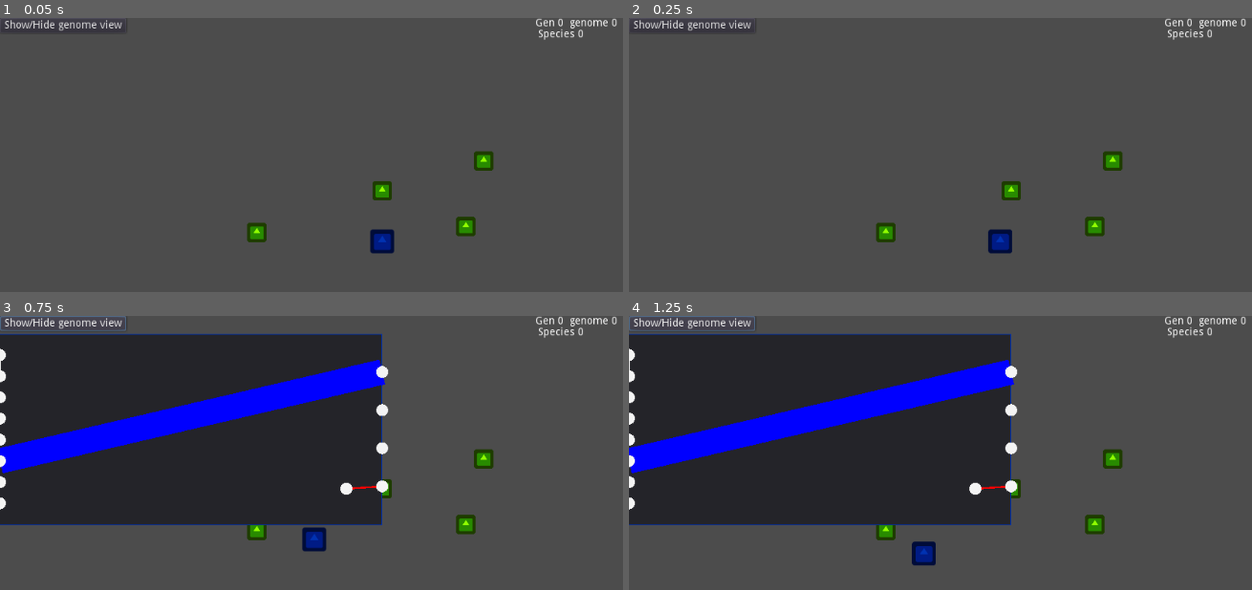
Above: before the commit, frames 1-4 (two rows, left to right).
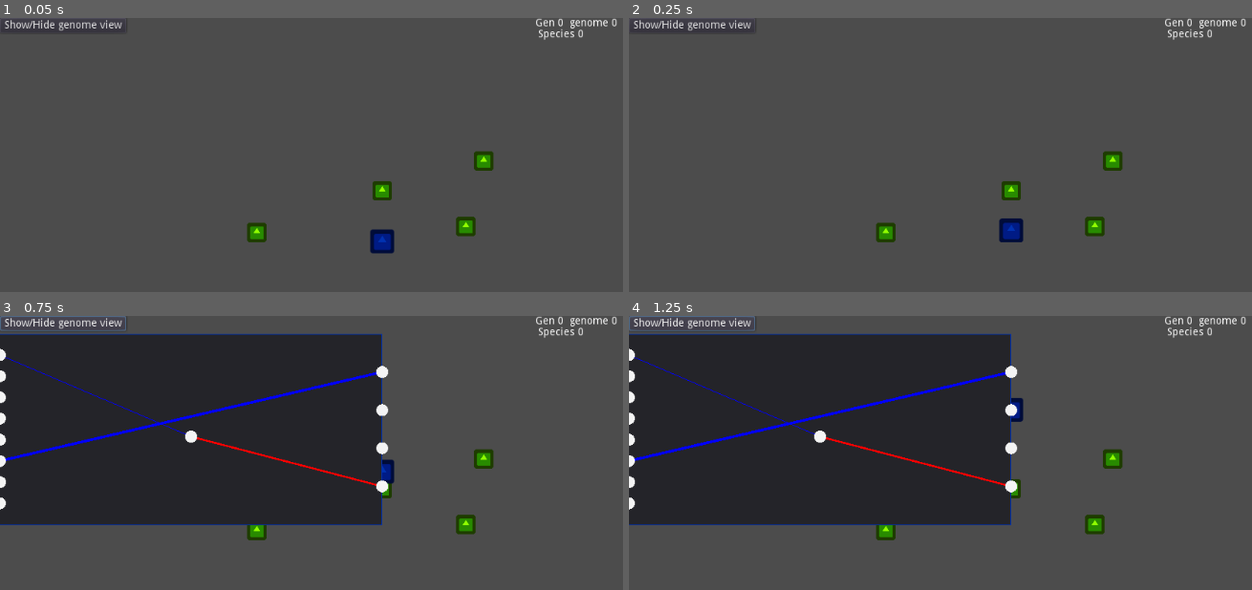
Above: after the commit, the same moments.

Repository: WhoStoleMyCoffee/GodotNEAT
Game: Godot game, scene res://Scenes/Pathfinding/Pathfinding.tscn
Same seed, same stepped clock (60 frames per second), same inputs: the game is played once before the commit and once after it. The engine's default icon, where the game draws it, is replaced by a stand-in: a white triangle on a blue panel in a dark square.
Inputs:
- Up to frame 1 (0.05 s): no input
- Up to frame 2 (0.25 s): no input
- Up to frame 3 (0.75 s): click "Show/Hide genome view" at 0.5 s
- Up to frame 4 (1.25 s): no input

Frame 1 is identical in both runs. In frame 2, 0.6% of the frame differs, in the area x 57-64%, y 73-87%; in frame 3, 6.6%, in the area x 0-64%, y 14-87%; in frame 4, 6.5%.

Commit message:
fixed gene mismatch bug

Diff:
--- a/NEAT/NEATDisplayer.gd
+++ b/NEAT/NEATDisplayer.gd
@@ -9,7 +9,7 @@
 export(Color) var connection_positive_color = Color.blue
 export(Color) var connection_negative_color = Color.red
 export(float) var connection_width = 2.0
-export(float) var min_connection_width = 2.0
+export(float) var max_connection_width = 10.0
 export(Color) var recurrent_connection_color = Color.white
 export(bool) var do_draw_node_id = false
 export(Color) var font_color = Color.black
@@ -18,7 +18,6 @@
 onready var font : Font = Control.new().get_font('font')
 
 var NN setget set_drawing_nn
-var node_positions_cache := []
 
 
 func _ready():
@@ -28,63 +27,23 @@
 func set_drawing_nn(_nn):
 	NN = _nn
 	if !visible: return
-	cache_node_positions()
 	update()
 
 
 func _draw():
 	if NN == null: return
 
-	#outline rect
-	draw_rect(Rect2(0, 0, size.x, size.y), NN.get_color(), false)
-
-	#re-cache
-	if node_positions_cache.size() != NN.nodes.size():
-		cache_node_positions()
-
-
-#	DRAW CONNECTIONS
-	for c in range(NEATNN.INDEX_CONNECTIONS, NN.genes.size(), NEATNN.C_LEN):
-		#skip disabled
-		if !NN.is_c_enabled(c): continue
-
-		var in_pos : Vector2 = node_positions_cache[NN.get_c_in(c)]
-		var out_pos : Vector2 = node_positions_cache[NN.get_c_out(c)]
-
-		var col = connection_negative_color if NN.get_c_w(c) < 0 else connection_positive_color
-		if NN.is_node_input(NN.get_c_out(c)): #recurrent connection
-			col = recurrent_connection_color
-
-		draw_line(in_pos, out_pos, col, max(connection_width*abs(NN.get_c_w(c)), min_connection_width))
-
-
-#	DRAW NODES
-	for i in range(NN.nodes.size()):
-		var p : Vector2 = node_positions_cache[i]
-		draw_circle(p, node_radius, node_color)
-
-		if do_draw_node_id:
-			draw_string(font, p + Vector2(-4, 4), str(i), font_color)
-
-
-func cache_node_positions():
-	#we do clear() because we want every element to be null
-	node_positions_cache.clear()
-	node_positions_cache.resize(NN.nodes.size())
-
+	var node_positions : PoolVector2Array = PoolVector2Array()
+	node_positions.resize(NN.nodes.size())
 	#loop input and output nodes
 	for i in range(NN.INPUT_COUNT+NN.OUTPUT_COUNT):
 		#idk what half of these numbers are but it works
 		if NN.is_node_input(i): #INPUT NODE
-			node_positions_cache[i] = Vector2(
-				0,
-				(size.y / (NN.INPUT_COUNT+1)) * (i+1)
-			)
+			node_positions[i] = Vector2( 0,
+				(size.y/(NN.INPUT_COUNT+1))*(i+1) )
 		elif NN.is_node_output(i): #OUTPUT NODE
-			node_positions_cache[i] = Vector2(
-				size.x,
-				(size.y / (NN.OUTPUT_COUNT+1)) * (i - NN.INPUT_COUNT+1)
-			)
+			node_positions[i] = Vector2( size.x,
+				(size.y/(NN.OUTPUT_COUNT+1))*(i-NN.INPUT_COUNT+1))
 
 	#we loop _k to make sure everything is nice and centered
 	for _k in range(2):
@@ -109,19 +68,50 @@
 				else: continue
 
 				#check to make sure nidx is cached
-				if node_positions_cache[nidx] == null:
+				if node_positions.size() >= nidx:
 					continue
 
-				var p = node_positions_cache[nidx]
+				var p : Vector2 = node_positions[nidx]
 				minx = min(minx, p.x)
 				miny = min(miny, p.y)
 				maxx = max(maxx, p.x)
 				maxy = max(maxy, p.y)
 
-			node_positions_cache[i] = Vector2(
+			node_positions[i] = Vector2(
 				clamp((minx+maxx)*0.5, padding, size.x-padding),
 				clamp((miny+maxy)*0.5 + 10, padding, size.y-padding)
 			)
+
+
+	#outline rect
+	draw_rect(Rect2(0, 0, size.x, size.y), NN.get_color(), false)
+
+#	DRAW CONNECTIONS
+	for c in range(NEATNN.INDEX_CONNECTIONS, NN.genes.size(), NEATNN.C_LEN):
+		#skip disabled
+		if !NN.is_c_enabled(c): continue
+
+		if NN.genes[c+1] < 0:
+			print('aaaah')
+
+		var in_pos : Vector2 = node_positions[NN.get_c_in(c)]
+		var out_pos : Vector2 = node_positions[NN.get_c_out(c)]
+
+		var col = connection_negative_color if NN.get_c_w(c) < 0 else connection_positive_color
+		if NN.is_node_input(NN.get_c_out(c)): #recurrent connection
+			col = recurrent_connection_color
+
+		var w : float = clamp(connection_width*abs(NN.get_c_w(c)), 1.0, max_connection_width)
+		draw_line(in_pos, out_pos, col, w)
+
+
+#	DRAW NODES
+	for i in range(NN.nodes.size()):
+		var p : Vector2 = node_positions[i]
+		draw_circle(p, node_radius, node_color)
+
+		if do_draw_node_id:
+			draw_string(font, p + Vector2(-4, 4), str(i), font_color)
 
 
 
@@ -133,5 +123,4 @@
 
 func _on_visibility_changed():
 	if visible:
-		cache_node_positions()
 		update()
--- a/NEAT/NEATNN.gd
+++ b/NEAT/NEATNN.gd
@@ -75,16 +75,23 @@
 func add_connection(c : Array) -> void:
 	resize_nodes(max(nodes.size(), max((c[INDEX_NODES]>>16)&0xFFFF, c[INDEX_NODES]&0xFFFF)+1))
 	var i : int = search_connection(abs(c[INDEX_INNOV]))
-	genes.insert(i, c[0])
-	genes.insert(i+1, c[1])
-	genes.insert(i+2, c[2])
+
+	c.append_array( genes.slice(i+1, genes.size()) )
+	genes = genes.slice(0, i)
+	genes.append_array(c)
+
+	#old way:
+	# caused some weird ass fucking bugs i have no idea whats wrong with this method...
+#	genes.insert(i, int(c[0]))
+#	genes.insert(i+1, int(c[1]))
+#	genes.insert(i+2, float(c[2]))
 
 
 func create_connection(_in : int, _out : int, _w : float, _enabled : bool) -> Array:
 	var i : int = owner.get_connection_innov(_in, _out) if owner else get_connections_count()
 	return [
 		i * (int(_enabled)-int(!_enabled)), #i if enabled, -i if disabled
-		((_in&0xFFFF)<<16) | (_out&0xFFFF),
+		int( ((_in&0xFFFF)<<16) | (_out&0xFFFF) ),
 		_w
 	]
 
--- a/NEAT/NEATUtil.gd
+++ b/NEAT/NEATUtil.gd
@@ -39,7 +39,6 @@
 		return offspring
 
 	for c2 in range(NEATNN.INDEX_CONNECTIONS, p2.genes.size(), NEATNN.C_LEN):
-
 		var c2i : int = p2.get_c_innov(c2)
 
 		#EXCESS GENES (skip the rest of the worse parent)
@@ -62,6 +61,10 @@
 			offspring.set_c_enabled(co, false)
 
 	offspring.resize_nodes( max(p1.nodes.size(), p2.nodes.size()) )
+#	var max_n : int = p1.INPUT_COUNT+p1.OUTPUT_COUNT
+#	for c in range(NEATNN.INDEX_CONNECTIONS, offspring.genes.size(), NEATNN.C_LEN):
+#		max_n = max(max_n, max(offspring.get_c_in(c), offspring.get_c_out(c)))
+#	offspring.resize_nodes(max_n+1)
 	return offspring
 
 
--- a/Scenes/Pathfinding/Pathfinding.gd
+++ b/Scenes/Pathfinding/Pathfinding.gd
@@ -30,6 +30,14 @@
 	$Timer.start(RUN_TIME)
 	pop.save_json(SAVEPATH % '0')
 
+"""
+-4.522
+
+var spb = StreamPeerBuffer.new()
+spb.put_float(-4.522)
+spb.data_array
+"""
+
 
 func next_genome():
 	update_info()
--- a/Scenes/Pathfinding/saves/pop_0.json
+++ b/Scenes/Pathfinding/saves/pop_0.json
@@ -1 +1 @@
-{"bg":[8,4,12,0,0],"bs":20,"ci":{"9":11,"11":14,"65545":0,"131080":10,"131081":30,"131083":15,"131084":25,"196616":6,"196618":23,"196620":22,"262153":7,"262155":27,"327681":26,"327688":28,"393225":17,"393226":8,"393227":20,"393228":18,"458760":12,"458761":32,"458762":16,"524298":1,"524299":24,"524300":2,"589834":5,"589835":13,"655371":9,"720904":4,"720905":31,"786440":29,"786441":19,"786442":3,"786443":21},"ct":1,"gen":0,"s":{"0":[1245184,[]],"1":[65536,[]]},"sc":2}
+{"bg":[8,4,12,0,0],"bs":20,"ci":{"8":19,"10":30,"12":20,"65544":26,"65546":16,"65547":12,"65548":13,"131081":27,"131082":7,"131083":6,"196619":28,"262152":22,"262155":25,"262156":24,"327690":8,"327691":1,"327692":15,"393225":3,"393226":4,"393227":0,"458763":18,"524290":23,"589835":2,"655368":31,"655369":9,"655371":17,"655372":10,"720905":29,"720906":5,"786440":21,"786441":11,"786443":14},"ct":1,"gen":0,"s":{"0":[1310720,[]]},"sc":1}
--- a/Scenes/Test/TestScene.tscn
+++ b/Scenes/Test/TestScene.tscn
@@ -1,6 +1,4 @@
-[gd_scene load_steps=3 format=2]
-
-[ext_resource path="res://NEAT/NEATDisplayer.gd" type="Script" id=1]
+[gd_scene load_steps=2 format=2]
 
 [sub_resource type="GDScript" id=1]
 script/source = "extends Node2D
@@ -9,160 +7,16 @@
 const CONFIGPATH : String = 'res://Scenes/Test/configs.cfg'
 const SAVEPATH : String = 'res://Scenes/Test/nn.json'
 
-var pop : NEATPopulation
-var di : int = 0
-
-var X : Array = [
-	[0.0, 0.0, 1.0],
-	[1.0, 0.0, 1.0],
-	[0.0, 1.0, 1.0],
-	[1.0, 1.0, 1.0]
-]
-var y : Array = [
-	[0.0],
-	[1.0],
-	[1.0],
-	[1.0]
-]
-
 
 func _ready():
-	var bg : NEATNN = NEATNN.new(3, 1)\\
-		.connect_all_nodes()
+	var nn = NEATNN.new(2, 1)
+	nn.add_connection(nn.create_connection(0, 2, -169.0, true))
+	nn.add_connection(nn.create_connection(1, 2, -269.0, true))
 
-	pop = NEATPopulation.new(20, bg, CONFIGPATH)
+	nn.mutate_add_node()
 
-	for g in pop.genomes:
-		pop.mutate(g)
-
-	ff()
-	$NEATDisplayer.set_drawing_nn(pop.genomes[0])
-
-	print(pop.genomes.size())
-	print(pop.species_data)
-
-
-func _input(event):
-	if Input.is_action_just_pressed(\"ui_right\"):
-		di = (di+1) % pop.genomes.size()
-		update_display()
-
-	if Input.is_action_just_pressed(\"ui_left\"):
-		di -= 1
-		if di < 0: di = pop.genomes.size()-1
-		update_display()
-
-	if Input.is_action_just_pressed(\"ui_accept\"):
-		di = 0
-		print('  reproducing...')
-		pop.gen_over()
-
-		pop.print_data()
-
-		ff()
-		update_display()
-
-
-func update_display():
-		$NEATDisplayer.set_drawing_nn(pop.genomes[di])
-		$RichTextLabel.text = 'GEN %s' % [pop.gen] \\
-			+ '\\n genome %s\\n  species: %s\\n  fitness: %s' % [di, pop.genomes[di].species_id, pop.genomes[di].fitness]
-
-
-func ff():
-	for j in range(pop.size()):
-		var g : NEATNN = pop.genomes[j]
-		g.fitness = 0.0
-		for i in range(4):
-			var output : Array = g.feed_forward(X[i])
-			var f : float = range_lerp(abs(output[0] - y[i][0]), 0.0, 1.0, 1.0, 0.0)
-			g.fitness += f
-
-
-func _on_Button_pressed():
-	var X = [float($in1.pressed), float($in2.pressed), 1.0]
-	var y = pop.genomes[di].feed_forward(X)
-	$output.text = 'output: %s' % y[0]
-
-
-
-
-func _on_Save_pressed():
-	print('Saving genome...')
-	pop.genomes[di].save_json(SAVEPATH)
-	print('Saving complete')
-
-
-func _on_Load_pressed():
-	print('Loading genome...')
-	pop.genomes[di].load_json(SAVEPATH)
-	print('Loading complete')
-	update_display()
+	print(nn.genes.slice(5, nn.genes.size()-1))
 "
 
 [node name="TestScene" type="Node2D"]
 script = SubResource( 1 )
-
-[node name="NEATDisplayer" type="ReferenceRect" parent="."]
-margin_left = 16.0
-margin_top = 16.0
-margin_right = 528.0
-margin_bottom = 272.0
-rect_min_size = Vector2( 512, 256 )
-script = ExtResource( 1 )
-connection_width = 1.0
-do_draw_node_id = true
-
-[node name="RichTextLabel" type="RichTextLabel" parent="."]
-margin_left = 21.0
-margin_top = 294.0
-margin_right = 523.0
-margin_bottom = 540.0
-
-[node name="in1" type="CheckButton" parent="."]
-margin_left = 617.0
-margin_top = 24.0
-margin_right = 693.0
-margin_bottom = 64.0
-focus_mode = 0
-
-[node name="in2" type="CheckButton" parent="."]
-margin_left = 693.0
-margin_top = 24.0
-margin_right = 769.0
-margin_bottom = 64.0
-focus_mode = 0
-
-[node name="Button" type="Button" parent="."]
-margin_left = 630.0
-margin_top = 68.0
-margin_right = 687.0
-margin_bottom = 88.0
-focus_mode = 0
-text = "test nn"
-
-[node name="output" type="Label" parent="."]
-margin_left = 628.0
-margin_top = 104.0
-margin_right = 668.0
-margin_bottom = 118.0
-
-[node name="Save" type="Button" parent="."]
-margin_left = 542.0
-margin_top = 252.0
-margin_right = 667.0
-margin_bottom = 272.0
-focus_mode = 0
-text = "Save this genome"
-
-[node name="Load" type="Button" parent="."]
-margin_left = 542.0
-margin_top = 276.0
-margin_right = 667.0
-margin_bottom = 296.0
-focus_mode = 0
-text = "Load genome"
-
-[connection signal="pressed" from="Button" to="." method="_on_Button_pressed"]
-[connection signal="pressed" from="Save" to="." method="_on_Save_pressed"]
-[connection signal="pressed" from="Load" to="." method="_on_Load_pressed"]
